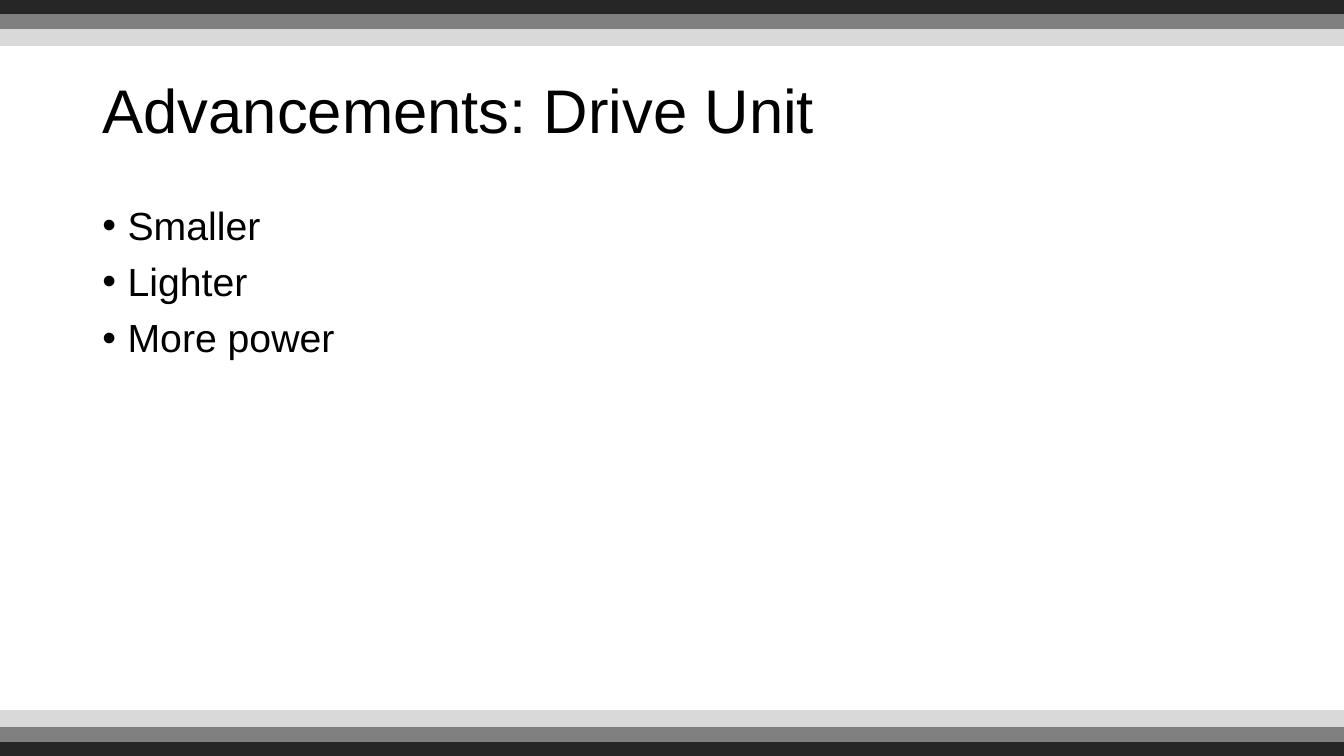
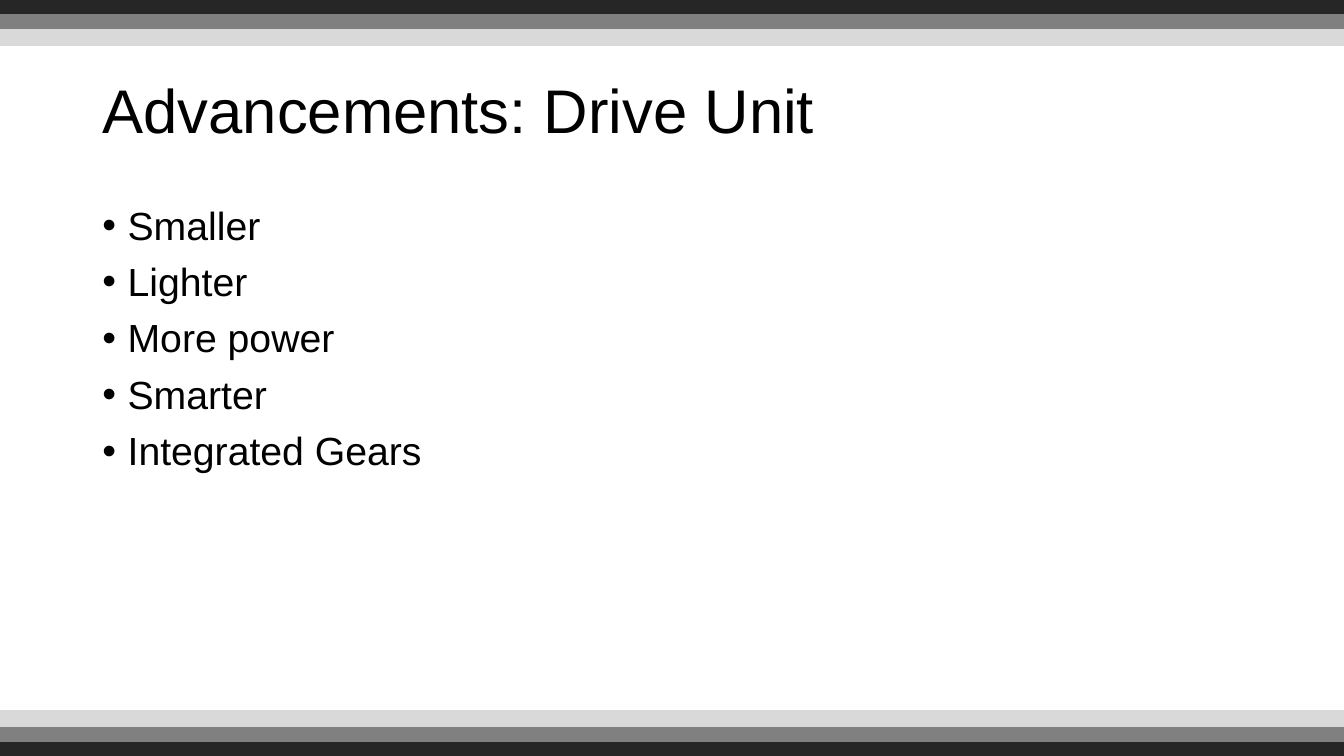
Before and after one commit to Reignable/Employment-Docs, a slide deck: slide 6 of companies/Bosch/presentation/Presentation.pptx. Drawn at 1344x756 pixels with LibreOffice and Linux fonts; fonts in the diff are those of the drawing; background and template pictures are left out. Boxes give left, top, right and bottom in pixels: in the first picture for what was removed or moved away, otherwise in the second. Text is boxed around its words. In the diff, an @@ line names an element or a change of style, - is before the commit and + after.

```diff
--- a/companies/Bosch/presentation/Presentation.pptx
+++ b/companies/Bosch/presentation/Presentation.pptx
@@ text at (x1=128, y1=381, x2=422, y2=473): paragraphs added @@
+• Smarter
+• Integrated Gears
```
Also in this commit, not shown: 5 other slides changed, 2 slides added, 1 slide removed, 1 other file.
